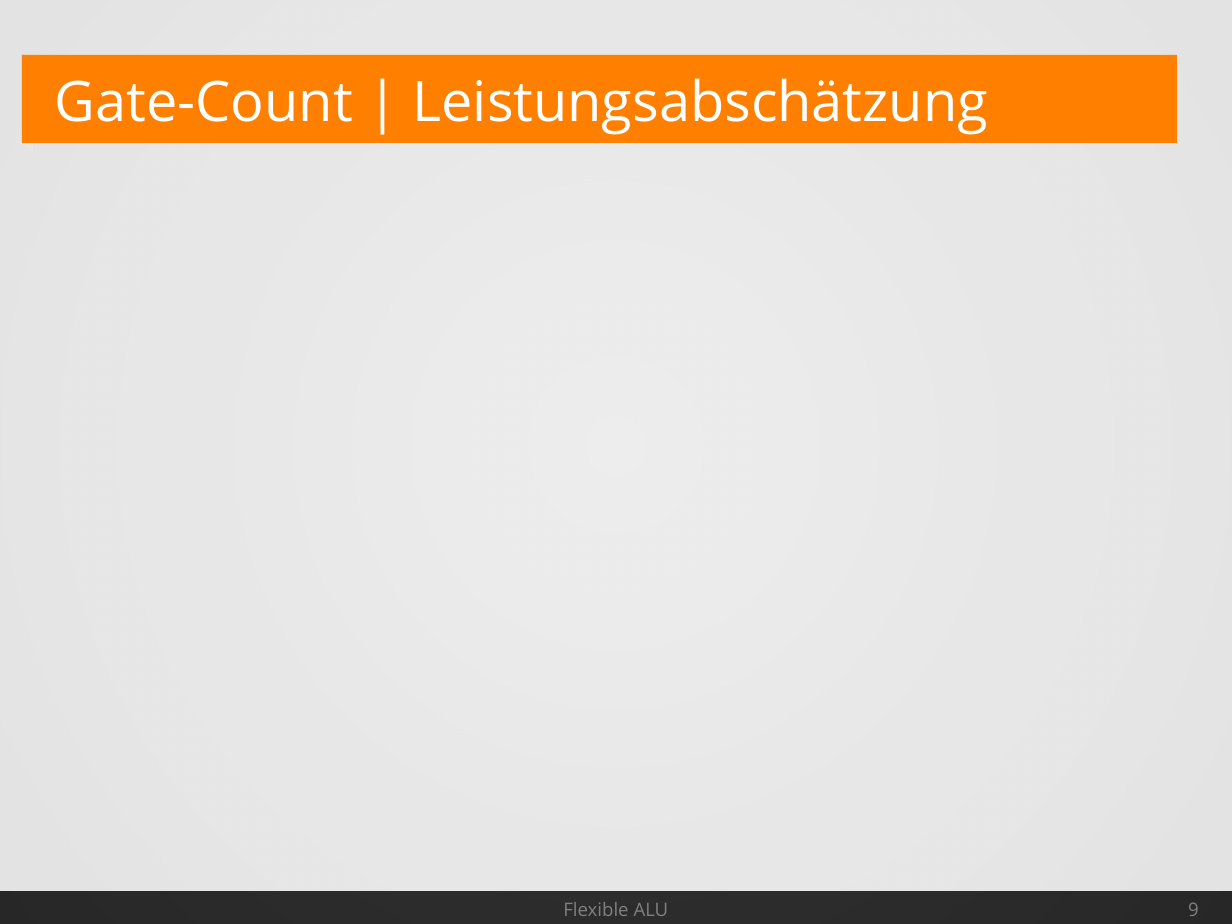
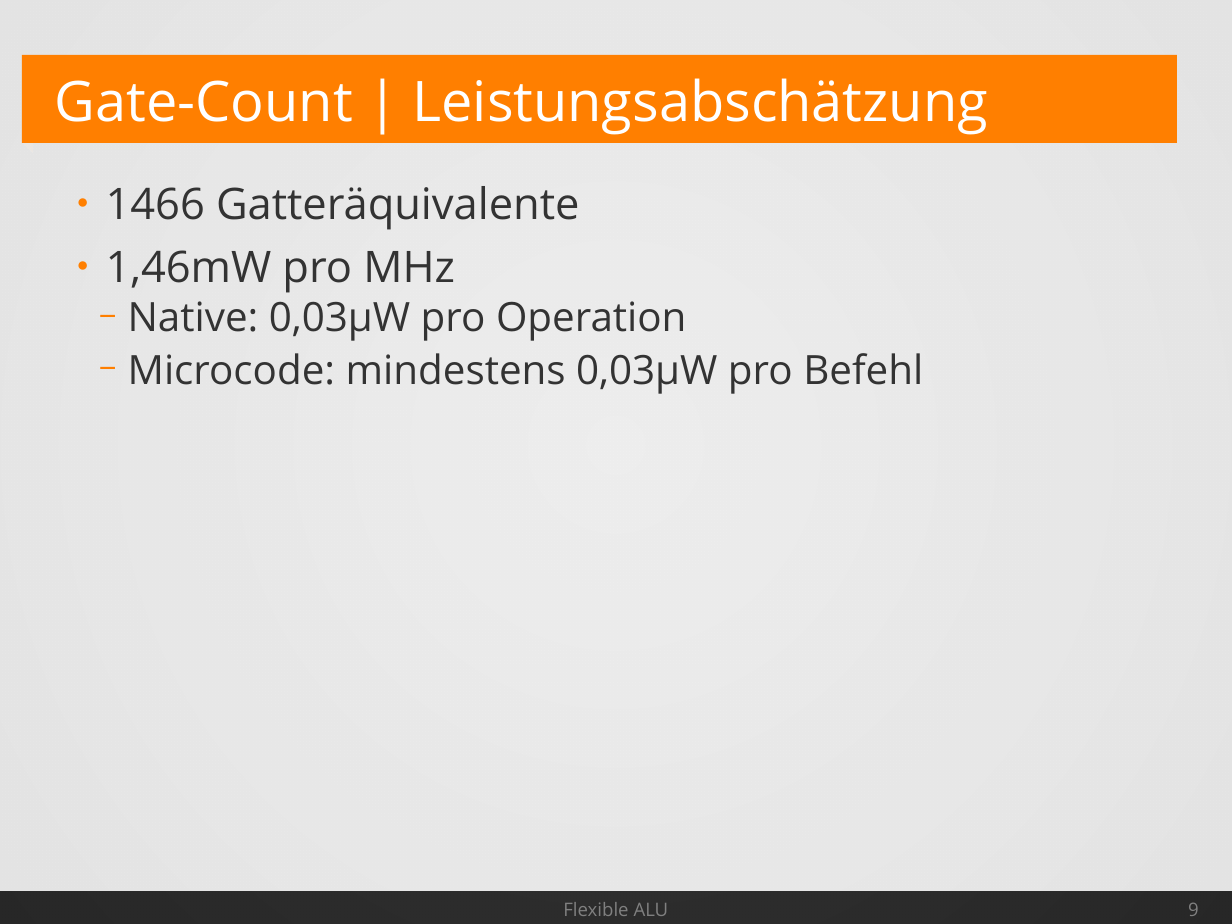
Before and after one commit to Geend/FHDWLogicWorksLib, a slide deck: slide 9 of alu-4/Spec/AluSpec.odp. Drawn at 1232x924 pixels with LibreOffice and Linux fonts; fonts in the diff are those of the drawing. Boxes give left, top, right and bottom in pixels: in the first picture for what was removed or moved away, otherwise in the second. Text is boxed around its words. In the diff, an @@ line names an element or a change of style, - is before the commit and + after.

```diff
--- a/alu-4/Spec/AluSpec.odp
+++ b/alu-4/Spec/AluSpec.odp
@@ text added at (106, 186, 923, 394), 26 pt, text #333333 @@
+● 1466 Gatteräquivalente
+● 1,46mW pro MHz
+  − Native: 0,03µW pro Operation
+  − Microcode: mindestens 0,03µW pro Befehl
```
Also in this commit, not shown: 6 other slides changed, 1 slide added, 1 slide removed.
